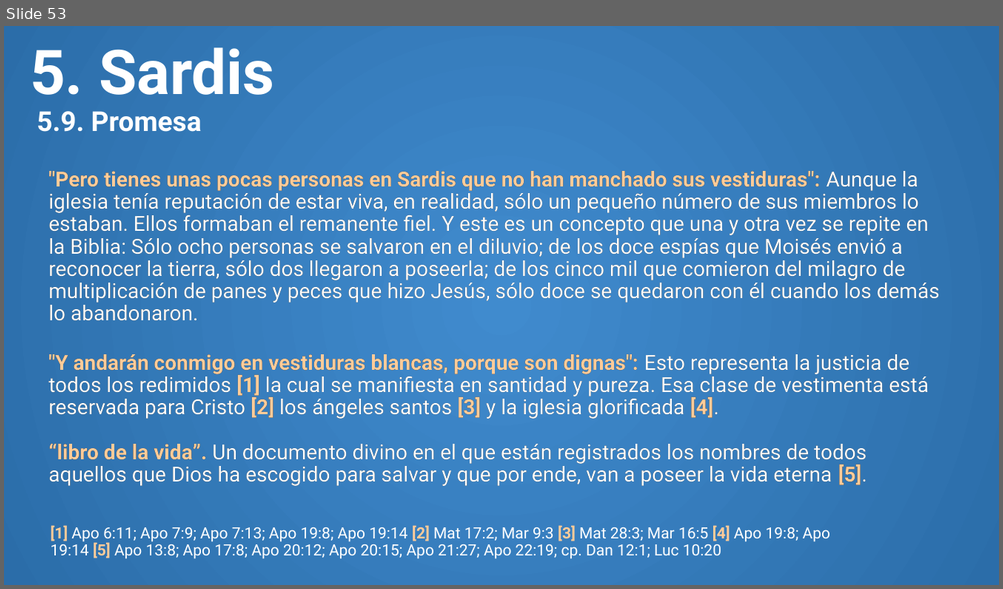
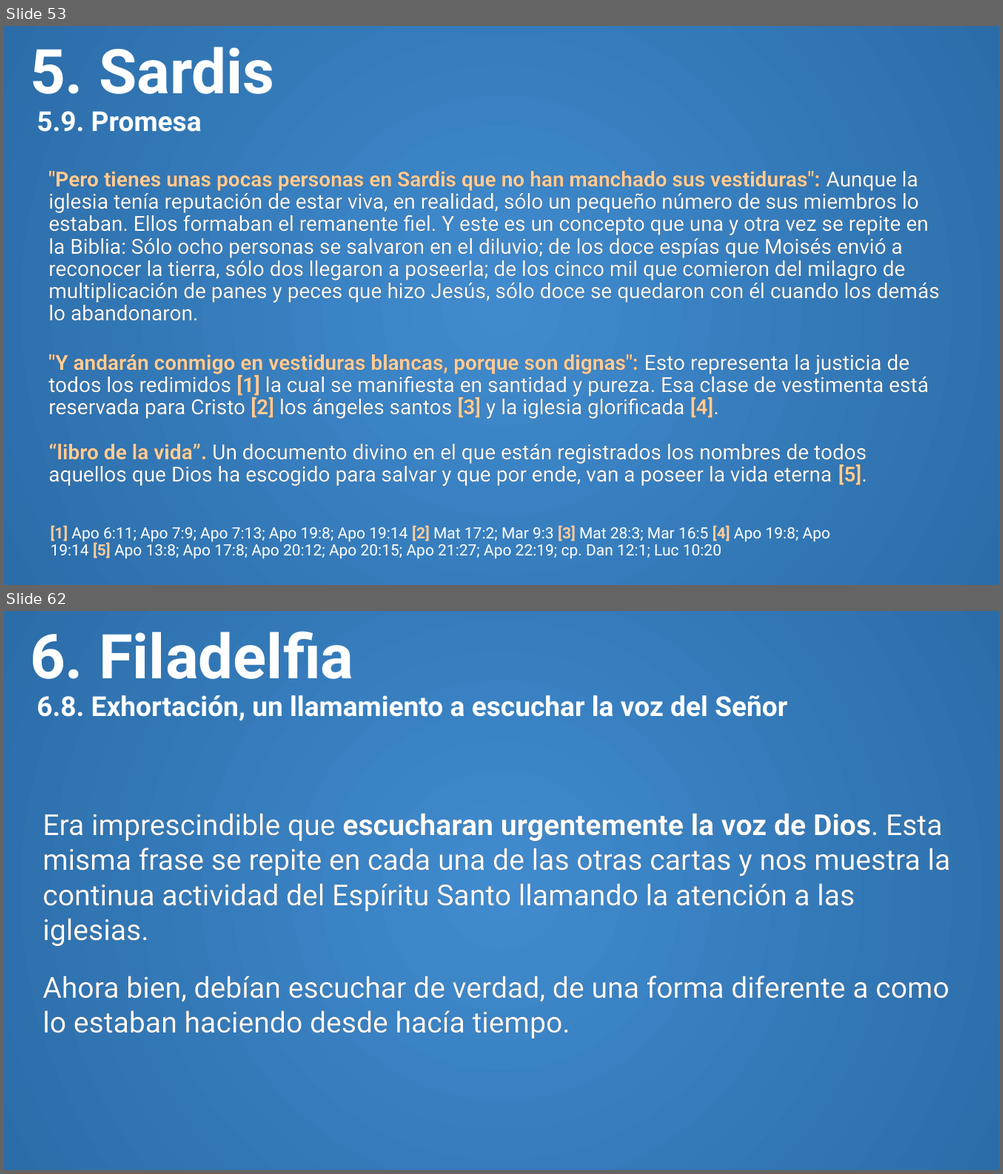
Before and after one commit to CreyTuning/documents, a slide deck: slideshow/Apocalipsis/3. Capitulo 2-3.pptm. Shown one above the other, each under a label of ours: slide 53 before the commit, slides 53 and 62 after it; the slides between them are not shown. The pictures are 1003x589 and 1003x1174 pixels, drawn with LibreOffice and Linux fonts; fonts in the diff are those of the drawing. Boxes give left, top, right and bottom in pixels: in the first picture for what was removed or moved away, otherwise in the second. Text is boxed around its words. In the diff, an @@ line names an element or a change of style, - is before the commit and + after.

Commit message:
laodicea y filadelfia

```diff
--- a/slideshow/Apocalipsis/3. Capitulo 2-3.pptm
+++ b/slideshow/Apocalipsis/3. Capitulo 2-3.pptm
@@ slide 62 added at [4,611,999,1170], background gradient #408BCE to #2B6DA9 @@
@@ title added at [30,631,787,721], 26.5 pt, text #FFFFFF, bold @@
+6. Filadelfia
+6.8. Exhortación, un llamamiento a escuchar la voz del Señor
@@ text added at [42,813,950,1039], 28 pt, text #FFFFFF @@
+Era imprescindible que escucharan urgentemente la voz de Dios. Esta misma frase se repite en cada una de las otras cartas y nos muestra la continua actividad del Espíritu Santo llamando la atención a las iglesias.
+Ahora bien, debían escuchar de verdad, de una forma diferente a como lo estaban haciendo desde hacía tiempo.
```
Also in this commit, not shown: 18 other slides added, 1 other file.
